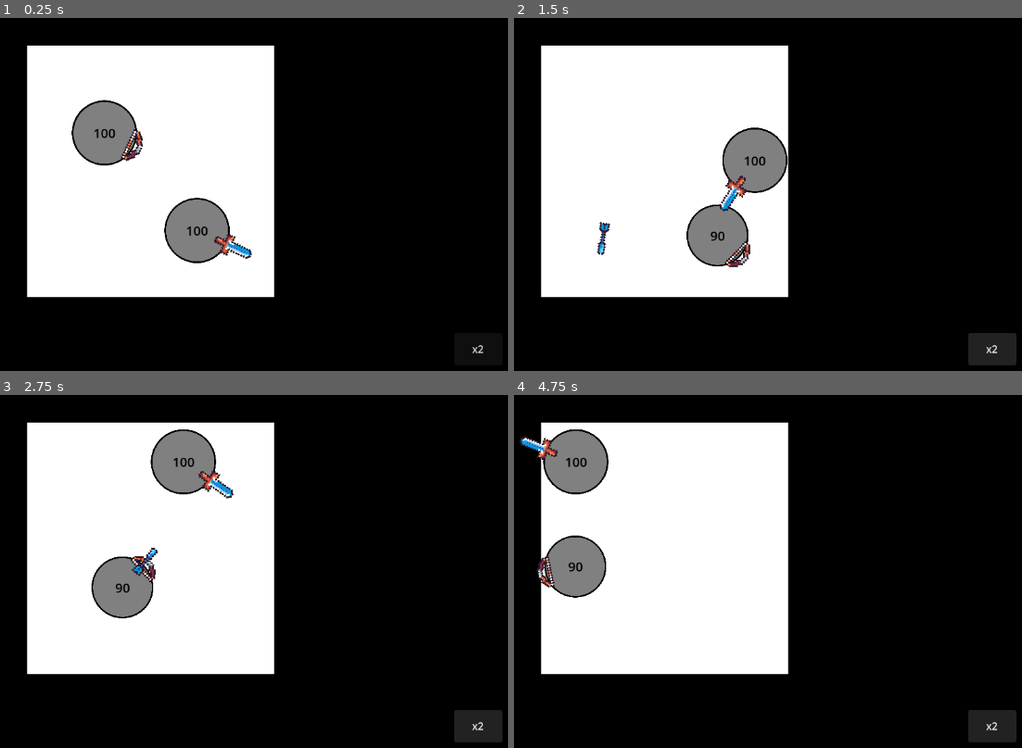
Above: before the commit, frames 1-4 (two rows, left to right).
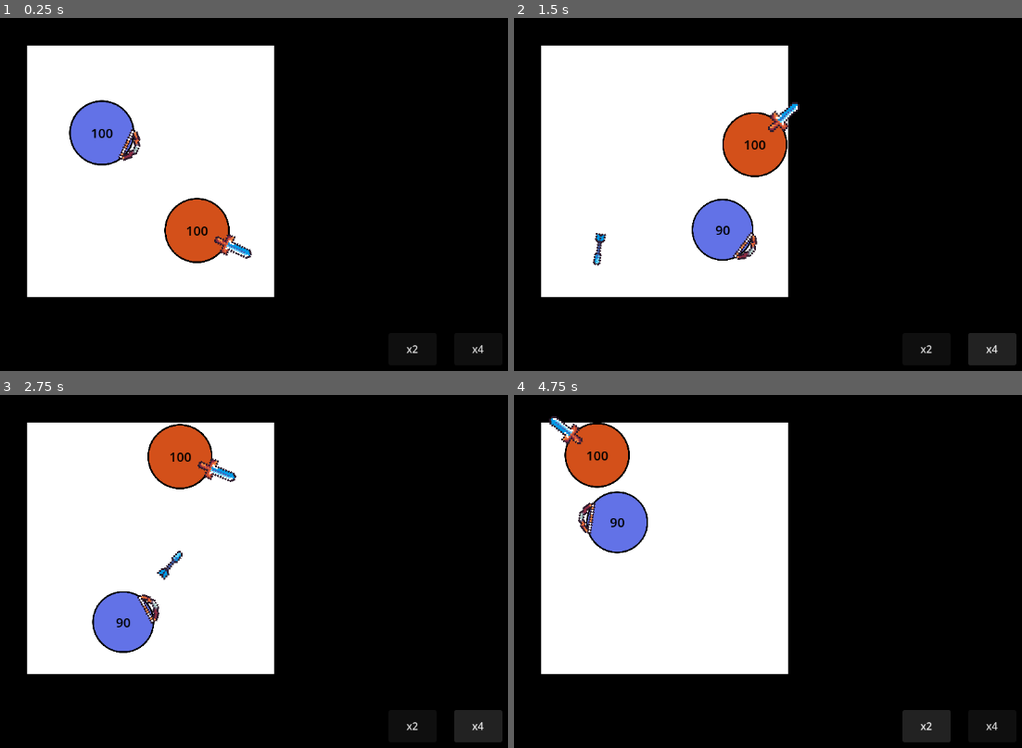
Above: after the commit, the same moments.

Repository: ztamagoru/PIII-Zdanovitch-Maria
Game: Godot game, scene res://ball_fight.tscn
The game is run twice, just before and just after one commit, with the same random seed, the same clock (stepped at 60 frames per second) and the same inputs. The project has no main scene, so this scene is started directly.
Inputs:
- Up to frame 1 (0.25 s): no input
- Up to frame 2 (1.5 s): click "x2" at 0.5 s; click "x2" (after the commit: "x4") at 1.25 s
- Up to frame 3 (2.75 s): click "x2" (after the commit: "x4") at 2 s
- Up to frame 4 (4.75 s): click "x2" at 2.75 s; click "x2" (after the commit: "x4") at 3.5 s; click "x2" at 4.25 s

The runs differ from the first frame. In frame 1, 3.7% of the frame differs, in the area x 13-96%, y 23-96%; in frame 2, 5.1%; in frame 3, 5.6%; in frame 4, 7.5%, in the area x 1-96%, y 6-99%.

Commit message:
now balls leave particles when dying

Diff:
--- a/ball_fight.tscn
+++ b/ball_fight.tscn
@@ -56,17 +56,22 @@
 shape = SubResource("RectangleShape2D_e03ib")
 
 [node name="BallArcher" parent="." unique_id=357635527 instance=ExtResource("1_5u0fg")]
-position = Vector2(504, 264)
-custom_color = Color(0.5, 0.5, 0.5, 1)
-custom_attackcd = 0.25
+position = Vector2(500, 264)
+custom_color = Color(0.38343, 0.44792247, 0.9068693, 1)
 
 [node name="SpeedUpButton" parent="." unique_id=1674464962 instance=ExtResource("2_5s8wm")]
 offset_left = 1048.0
 offset_top = 576.0
 offset_right = 1123.0
 offset_bottom = 626.0
+sped_up = 4.0
+
+[node name="SpeedUpButton2" parent="." unique_id=1440310010 instance=ExtResource("2_5s8wm")]
+offset_left = 946.0
+offset_top = 576.0
+offset_right = 1021.0
+offset_bottom = 626.0
 
 [node name="BallSwordsman" parent="." unique_id=1777467399 instance=ExtResource("3_bbh4n")]
 position = Vector2(648, 416)
-custom_color = Color(0.5, 0.5, 0.5, 1)
-custom_attackcd = 0.25
+custom_color = Color(0.8260817, 0.31456098, 0.10077385, 1)
--- /dev/null
+++ b/scenes/components/vfx/ball_die_particle.tscn
@@ -0,0 +1,22 @@
+[gd_scene format=3 uid="uid://dgq4ria8mxppw"]
+
+[ext_resource type="Texture2D" uid="uid://wyukgbrmj2jm" path="res://assets/sprites/textures/die_particle_texture.tres" id="1_roeae"]
+[ext_resource type="Curve" uid="uid://biufsq58qp27x" path="res://scenes/components/vfx/ball_die_particle_scale_curve.tres" id="2_o6jfl"]
+[ext_resource type="Script" uid="uid://nu5gkgh1hh61" path="res://scripts/scenes/components/vfx/ball_die_particle.gd" id="3_chfwx"]
+
+[node name="BallDieParticle" type="CPUParticles2D" unique_id=1627489761]
+z_index = 1
+emitting = false
+amount = 500
+texture = ExtResource("1_roeae")
+lifetime = 0.4
+one_shot = true
+speed_scale = 0.75
+explosiveness = 1.0
+spread = 180.0
+gravity = Vector2(0, 0)
+initial_velocity_min = 100.0
+initial_velocity_max = 300.0
+scale_amount_max = 10.0
+scale_amount_curve = ExtResource("2_o6jfl")
+script = ExtResource("3_chfwx")
--- a/scripts/scenes/components/balls/ball.gd
+++ b/scripts/scenes/components/balls/ball.gd
@@ -17,6 +17,8 @@
 
 const max_hp : float = 100
 var hp : float
+
+var die_particles_scene = preload("res://scenes/components/vfx/ball_die_particle.tscn")
 
 const min_scale : float = 0.6
 var base_sprite_scale : float
@@ -48,7 +50,17 @@
 func take_damage(damage : float):
 	hp -= damage
 
-	if hp <= 0: queue_free()
+	if hp <= 0:
+		var die_particle = die_particles_scene.instantiate()
+
+		get_tree().current_scene.add_child(die_particle)
+
+		die_particle.modulate = custom_color
+		die_particle.global_position = global_position
+		die_particle.emitting = true
+
+		print(die_particle)
+		queue_free()
 	else:
 		var new_scale : float = 0.5 + (0.5 * (hp / max_hp))
 		change_scale(new_scale)
--- /dev/null
+++ b/scripts/scenes/components/vfx/ball_die_particle.gd
@@ -0,0 +1,10 @@
+extends CPUParticles2D
+class_name BallDieParticles
+
+@export var particle_color : Color
+
+func _ready():
+	finished.connect(particle_finished)
+
+func particle_finished():
+	queue_free()
Not shown, added: scripts/scenes/components/vfx/ball_die_particle.gd.uid
